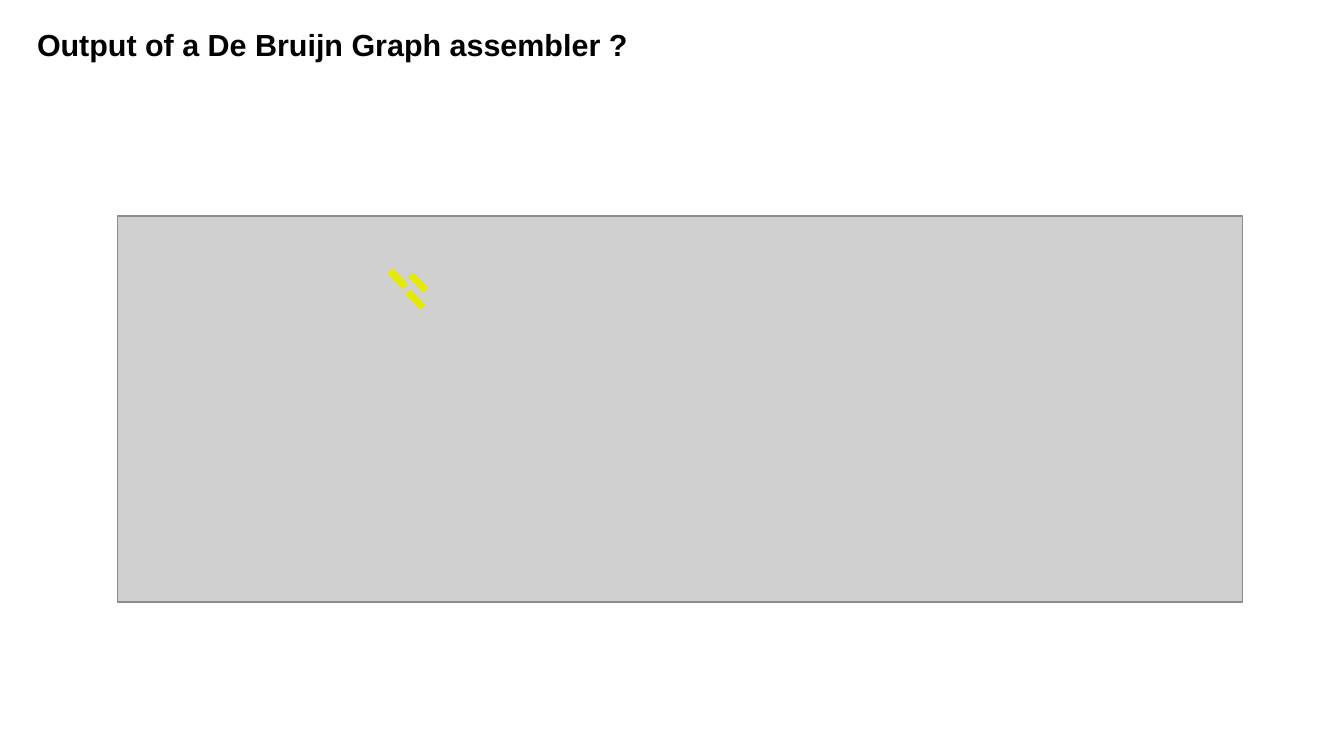
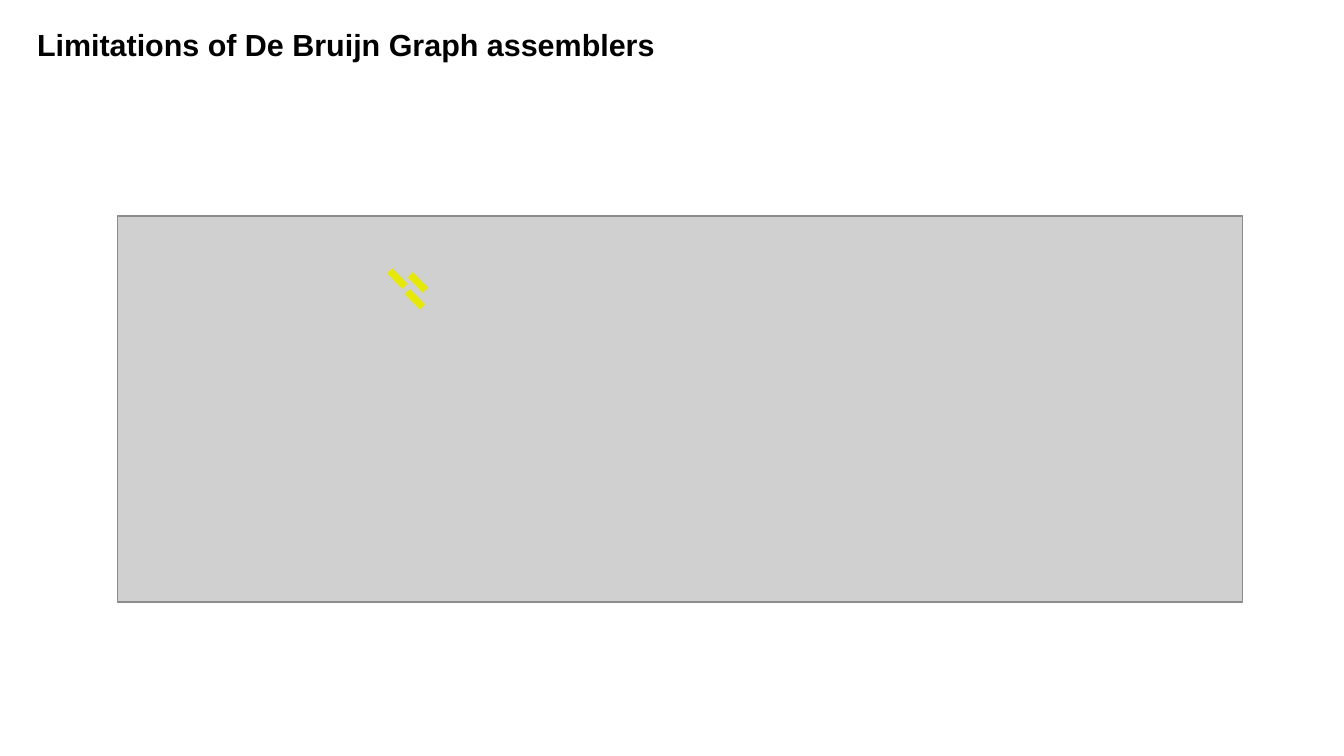
Before and after one commit to Sebastien-Raguideau/Ebame, a slide deck: slide 2 of Figures/ebame_figs.odp. Drawn at 1344x756 pixels with LibreOffice and Linux fonts; fonts in the diff are those of the drawing; grey boxes stand for pictures. Boxes give left, top, right and bottom in pixels: in the first picture for what was removed or moved away, otherwise in the second. Text is boxed around its words. In the diff, an @@ line names an element or a change of style, - is before the commit and + after.

```diff
--- a/Figures/ebame_figs.odp
+++ b/Figures/ebame_figs.odp
@@ text at bbox=[37, 34, 655, 62]: text changed @@
-Output of a De Bruijn Graph assembler ?
+Limitations of De Bruijn Graph assemblers
```
Also in this commit, not shown: 7 other slides changed, 6 slides added, 1 slide removed, 1 other file.
